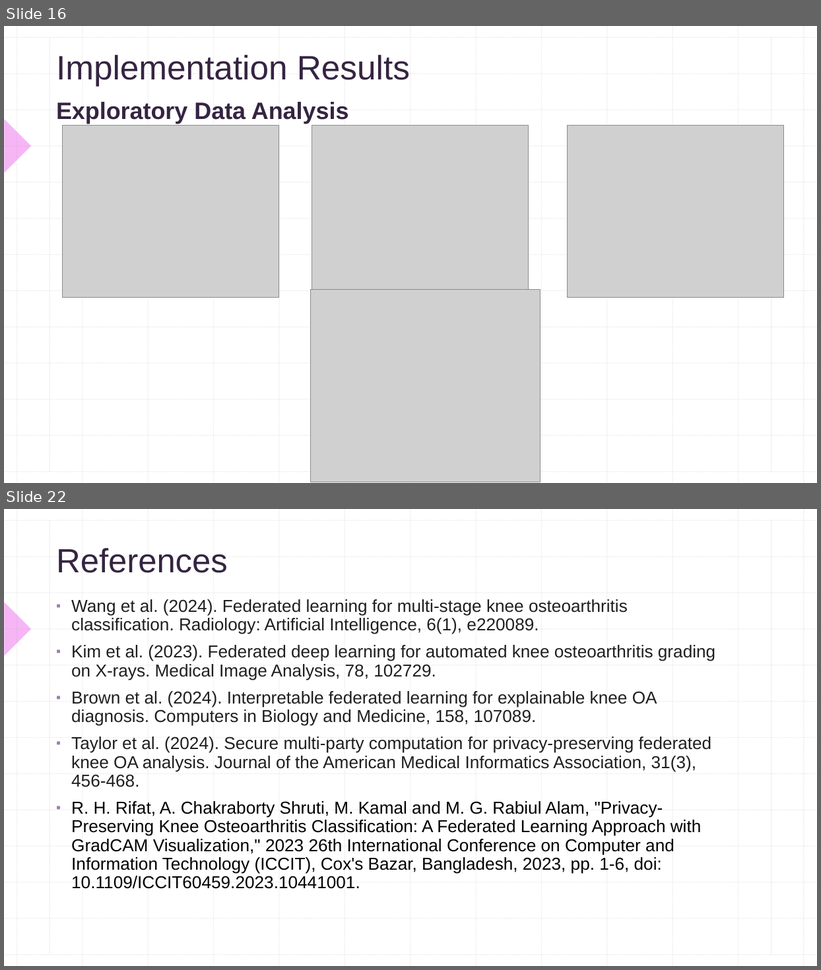
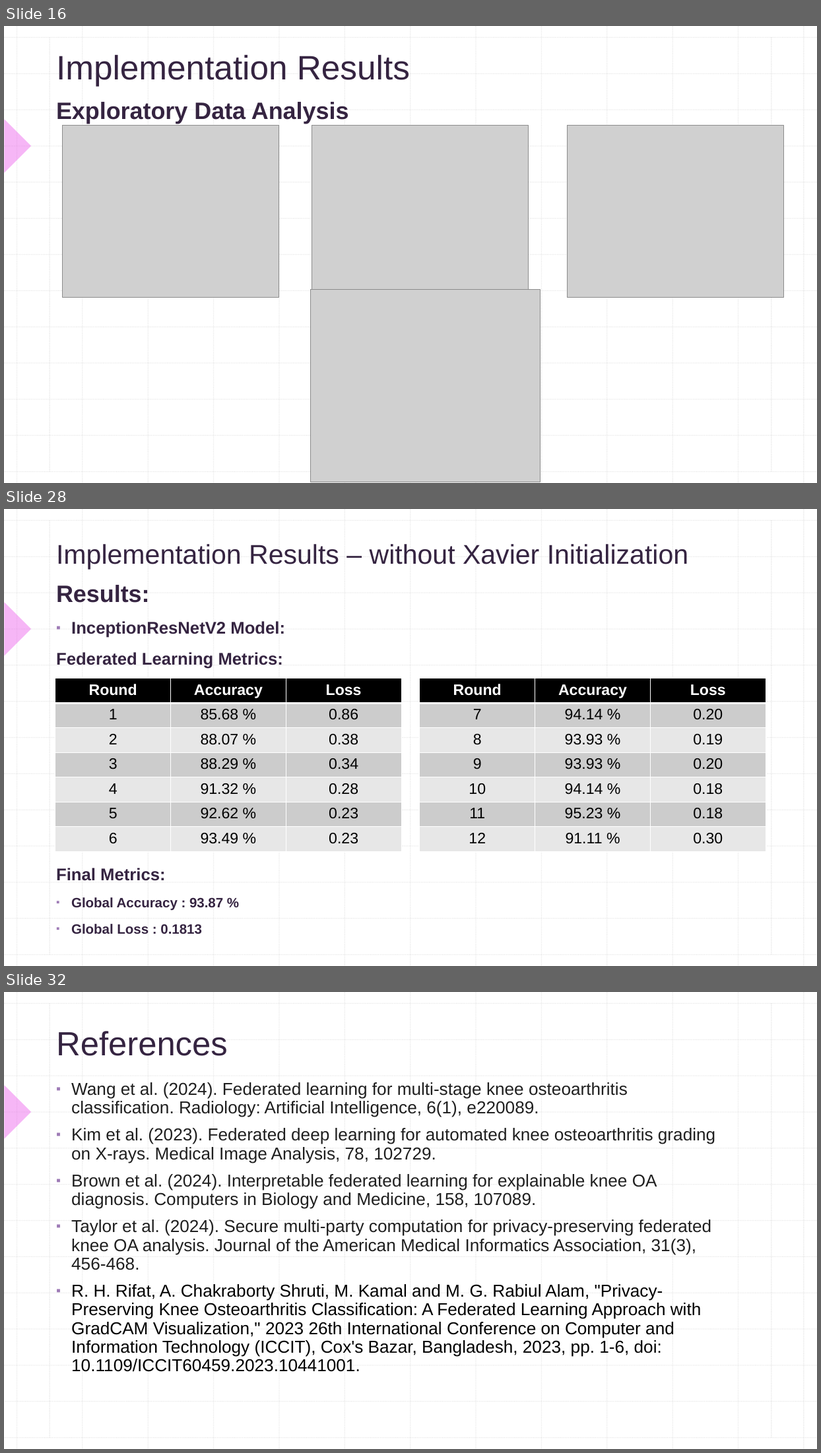
Before and after one commit to SaiNikhil26/PJT1-FL, a slide deck: Documents/PJT-1 Review-2.pptx. Shown one above the other, each under a label of ours: slides 16 and 22 before the commit, slides 16, 28 and 32 after it; the slides between them are not shown. The pictures are 821x970 and 821x1453 pixels, drawn with LibreOffice and Linux fonts; fonts in the diff are those of the drawing; grey boxes stand for pictures. Boxes give left, top, right and bottom in pixels: in the first picture for what was removed or moved away, otherwise in the second. Text is boxed around its words. In the diff, an @@ line names an element or a change of style, - is before the commit and + after.

Commit message:
Added extra results

```diff
--- a/Documents/PJT-1 Review-2.pptx
+++ b/Documents/PJT-1 Review-2.pptx
@@ slide 28 added at [4, 509, 817, 966], background #FFFFFF; not listed: 29 template elements that a slide beside it also shows @@
@@ title added at [56, 544, 688, 569], 32 pt, text #352441 @@
+Implementation Results – without Xavier Initialization
@@ text added at [56, 585, 345, 935], 20 pt, text #352441, bold @@
+Results:
+▪ InceptionResNetV2 Model:
+Federated Learning Metrics:
+Federated Learning Metrics:
+Final Metrics:
+▪ Global Accuracy : 93.87 %
+▪ Global Loss : 0.1813
@@ table added at [55, 679, 401, 852], 7 rows, 3 columns @@
+Round | Accuracy | Loss
+1 | 85.68 % | 0.86
+2 | 88.07 % | 0.38
+3 | 88.29 % | 0.34
+4 | 91.32 % | 0.28
+5 | 92.62 % | 0.23
+6 | 93.49 % | 0.23
@@ table added at [420, 679, 766, 852], 7 rows, 3 columns @@
+Round | Accuracy | Loss
+7 | 94.14 % | 0.20
+8 | 93.93 % | 0.19
+9 | 93.93 % | 0.20
+10 | 94.14 % | 0.18
+11 | 95.23 % | 0.18
+12 | 91.11 % | 0.30
@@ what was slide 22 is now slide 32 @@
```
Also in this commit, not shown: 4 slides changed, 10 other slides added, 1 slide removed, 27 other files.
